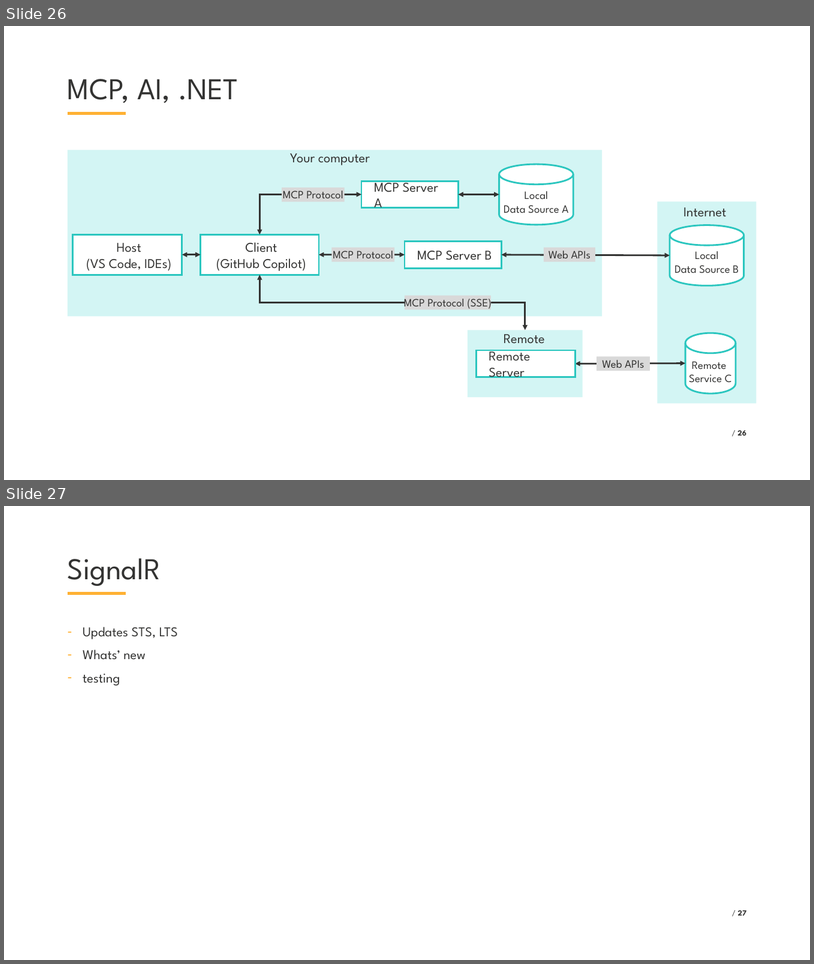
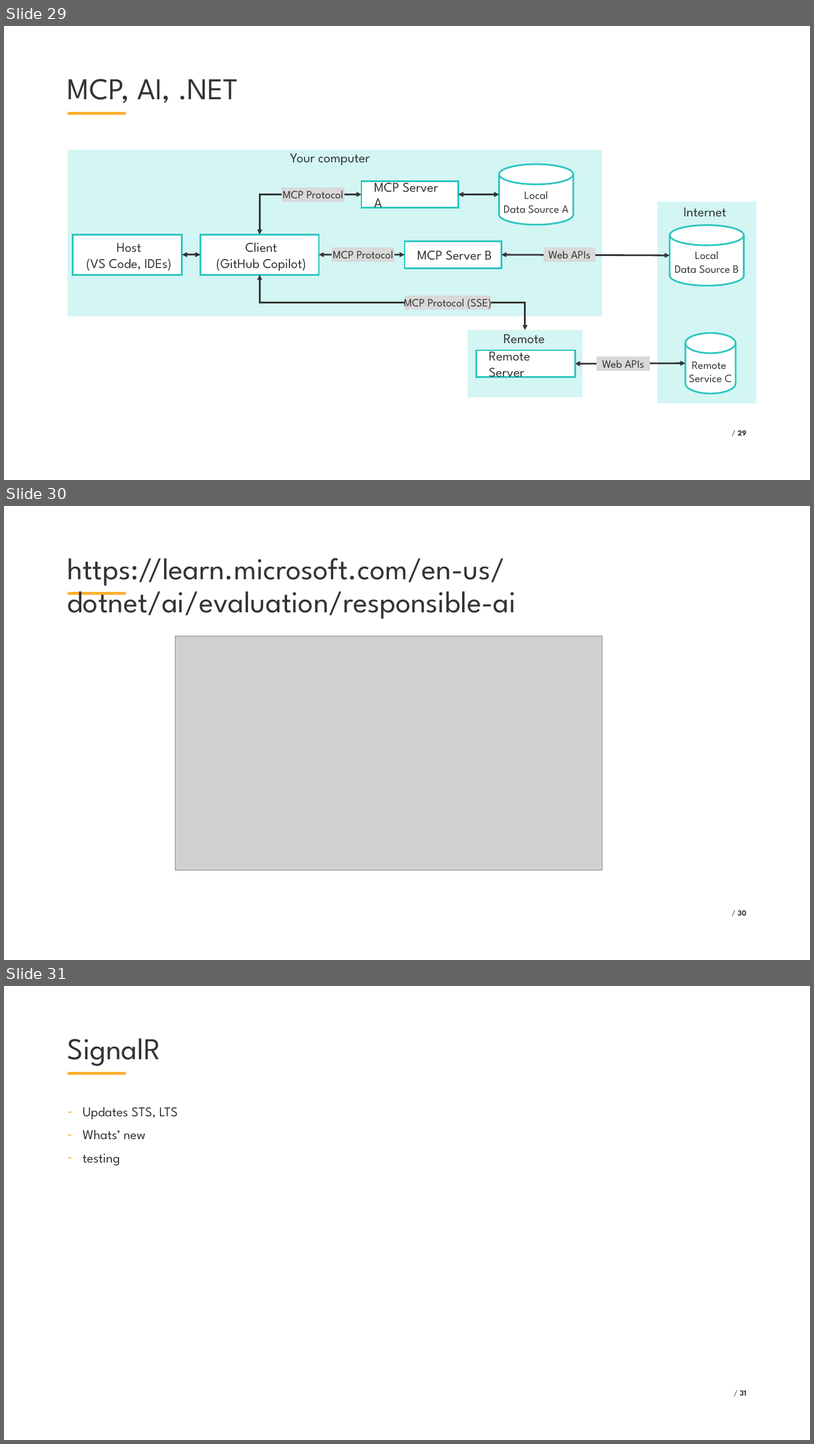
Before and after one commit to VladislavAntonyuk/AICalendar, a slide deck: .NET Conf 2025 - Ukraine (Eng).pptx. Shown one above the other, each under a label of ours: slides 26 and 27 before the commit, slides 29, 30 and 31 after it. The pictures are 814x964 and 814x1444 pixels, drawn with LibreOffice and Linux fonts; fonts in the diff are those of the drawing; grey boxes stand for pictures; background and template pictures are left out. Boxes give left, top, right and bottom in pixels: in the first picture for what was removed or moved away, otherwise in the second. Text is boxed around its words. In the diff, an @@ line names an element or a change of style, - is before the commit and + after.

```diff
--- a/.NET Conf 2025 - Ukraine (Eng).pptx
+++ b/.NET Conf 2025 - Ukraine (Eng).pptx
@@ slide 30 added at (x1=4, y1=506, x2=810, y2=960), background #FFFFFF; not listed: 1 template element that a slide beside it also shows @@
@@ title added at (x1=68, y1=558, x2=516, y2=619), 54 pt, text #333332 @@
+https://learn.microsoft.com/en-us/dotnet/ai/evaluation/responsible-ai
@@ picture added at (x1=175, y1=636, x2=602, y2=870) @@
@@ page number added at (x1=738, y1=910, x2=747, y2=915), 14 pt, text #333332, bold @@
+/ 30
@@ what was slide 26 is now slide 29 @@
@@ page number at (x1=738, y1=430, x2=747, y2=435): text changed @@
-/ 26
+/ 29
@@ what was slide 27 is now slide 31 @@
@@ page number at (x1=740, y1=1390, x2=747, y2=1395): text changed @@
-/ 27
+/ 31
```
Also in this commit, not shown: 1 slide changed, 2 other slides added, 6 other files.
